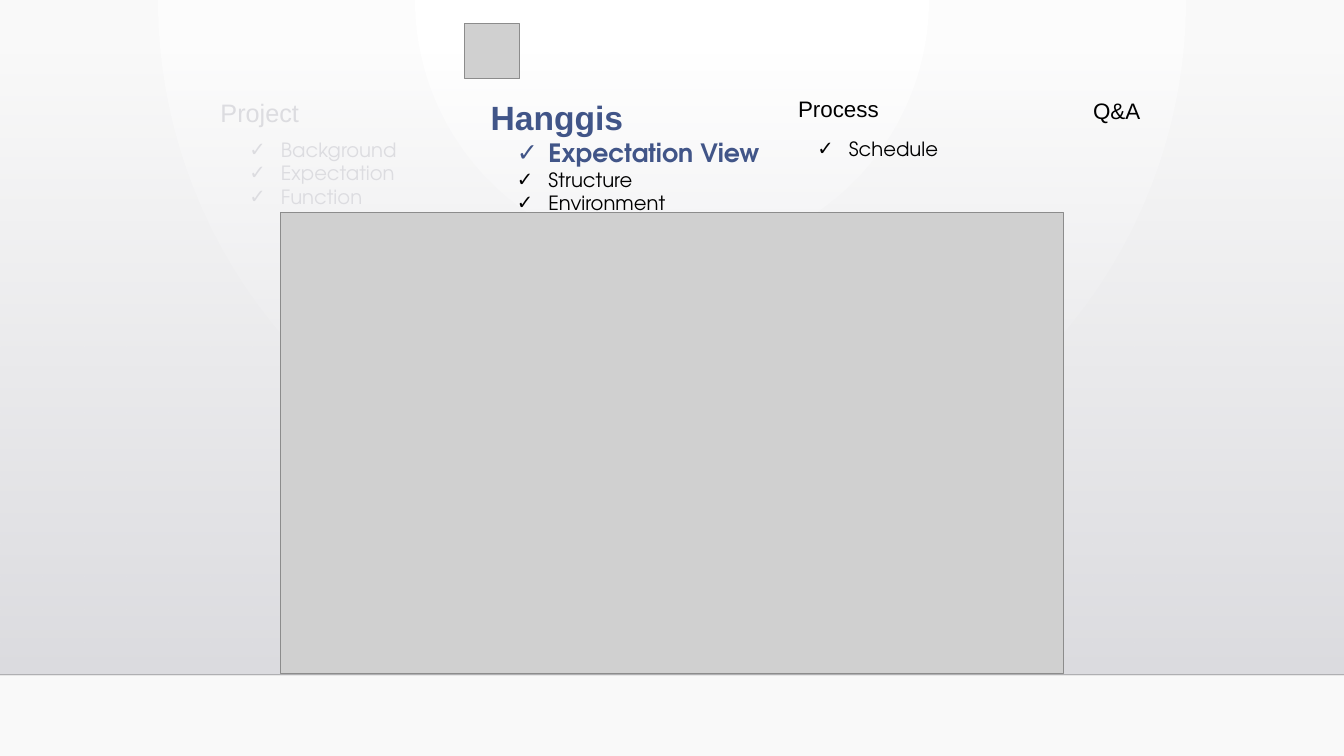
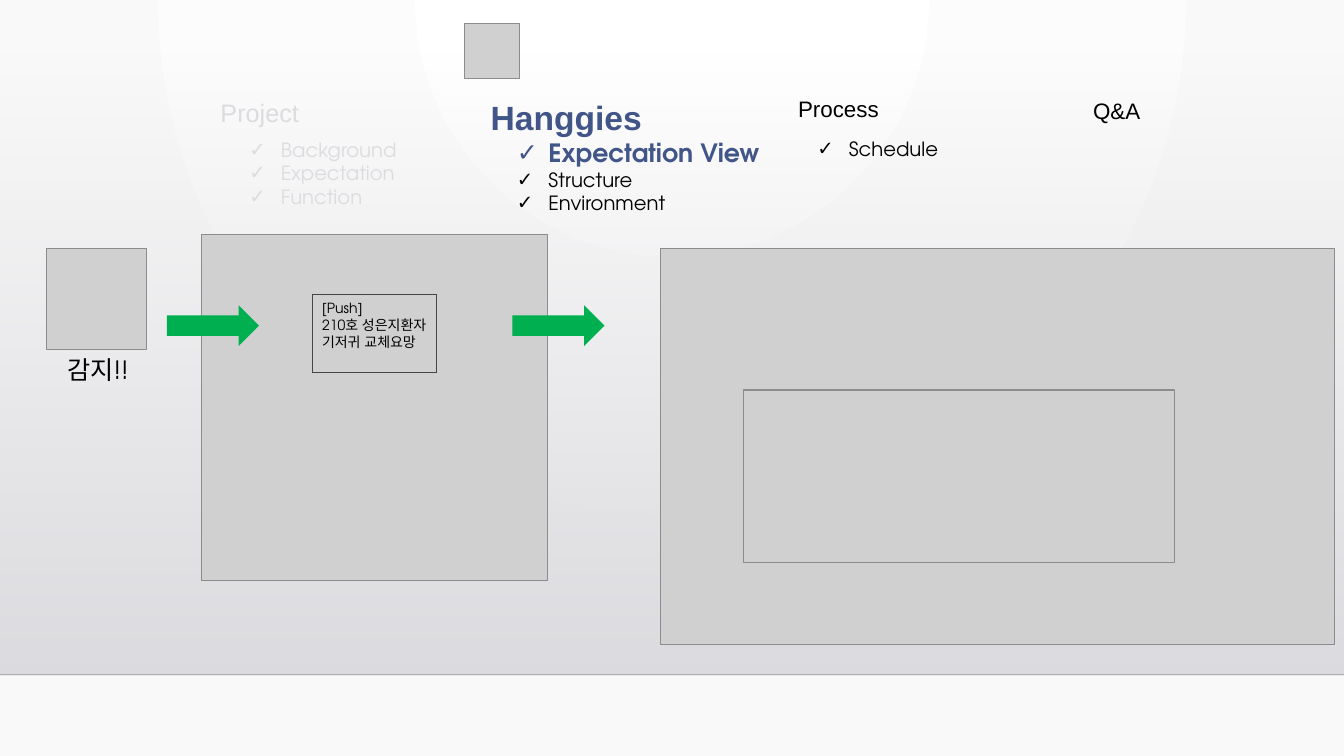
Before and after one commit to J0minsu/Hanggies, a slide deck: slide 5 of Minsu/제안서 발표 PPT.pptx. Drawn at 1344x756 pixels with LibreOffice and Linux fonts; fonts in the diff are those of the drawing; grey boxes stand for pictures; background and template pictures are left out. Boxes give left, top, right and bottom in pixels: in the first picture for what was removed or moved away, otherwise in the second. Text is boxed around its words. In the diff, an @@ line names an element or a change of style, - is before the commit and + after.

```diff
--- a/Minsu/제안서 발표 PPT.pptx
+++ b/Minsu/제안서 발표 PPT.pptx
@@ text at (491, 105, 642, 137): text changed @@
-Hanggis
+Hanggies
@@ picture added at (201, 234, 547, 581) @@
@@ picture added at (46, 249, 147, 350) @@
@@ picture: place and size @@
-picture at (280, 213, 1065, 674)
+picture at (660, 249, 1335, 645)
@@ rectangle added at (313, 295, 438, 373), outline #454545 0.75 pt, 10 pt, text #000000 @@
+[Push]
+210호 성은지환자 기저귀 교체요망
@@ right arrow added at (167, 306, 259, 346), fill #00B050 @@
@@ right arrow added at (512, 306, 604, 346), fill #00B050 @@
@@ text added at (67, 358, 128, 381), 18 pt, text #000000 @@
+감지!!
@@ picture added at (743, 390, 1175, 563) @@
```
Also in this commit, not shown: 9 other slides changed.
